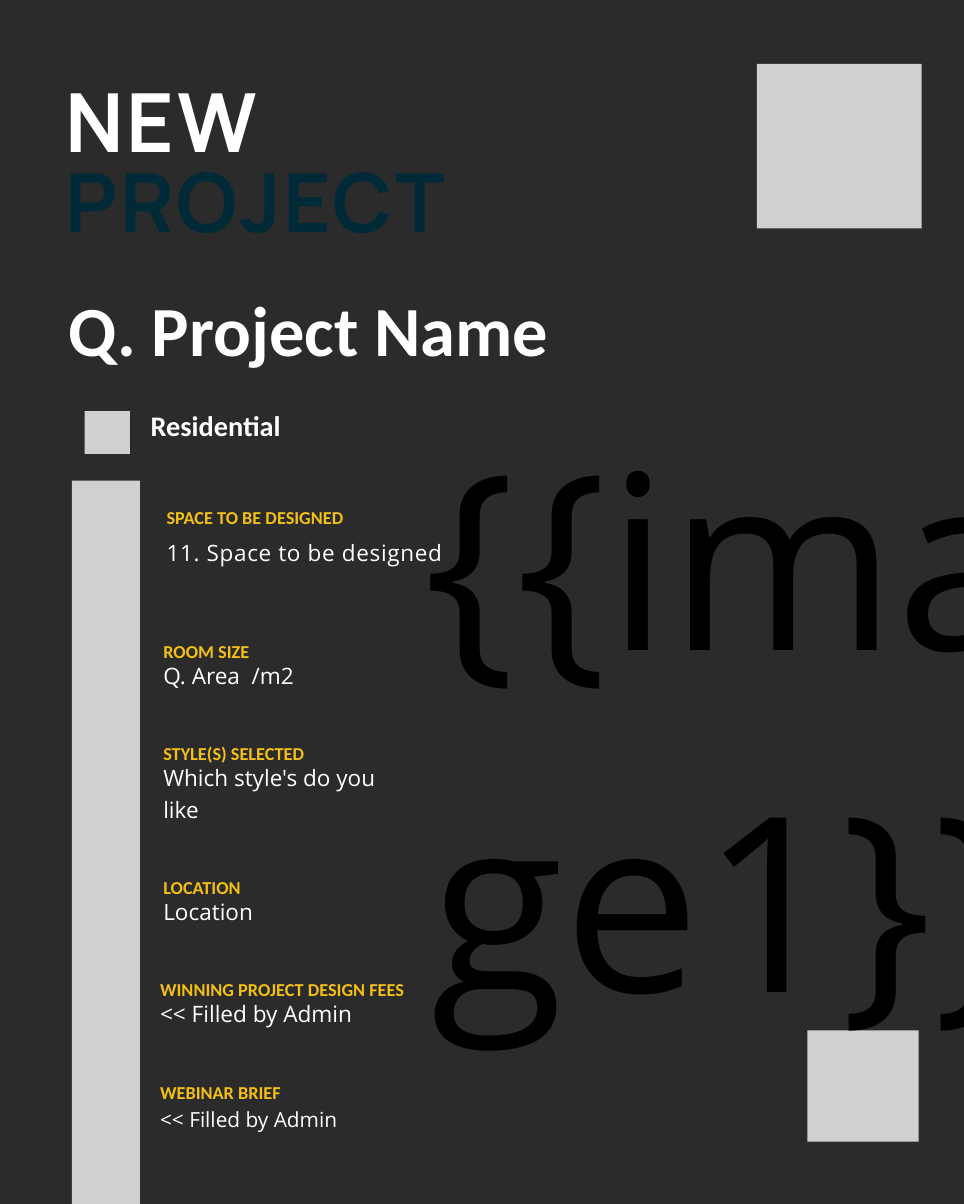
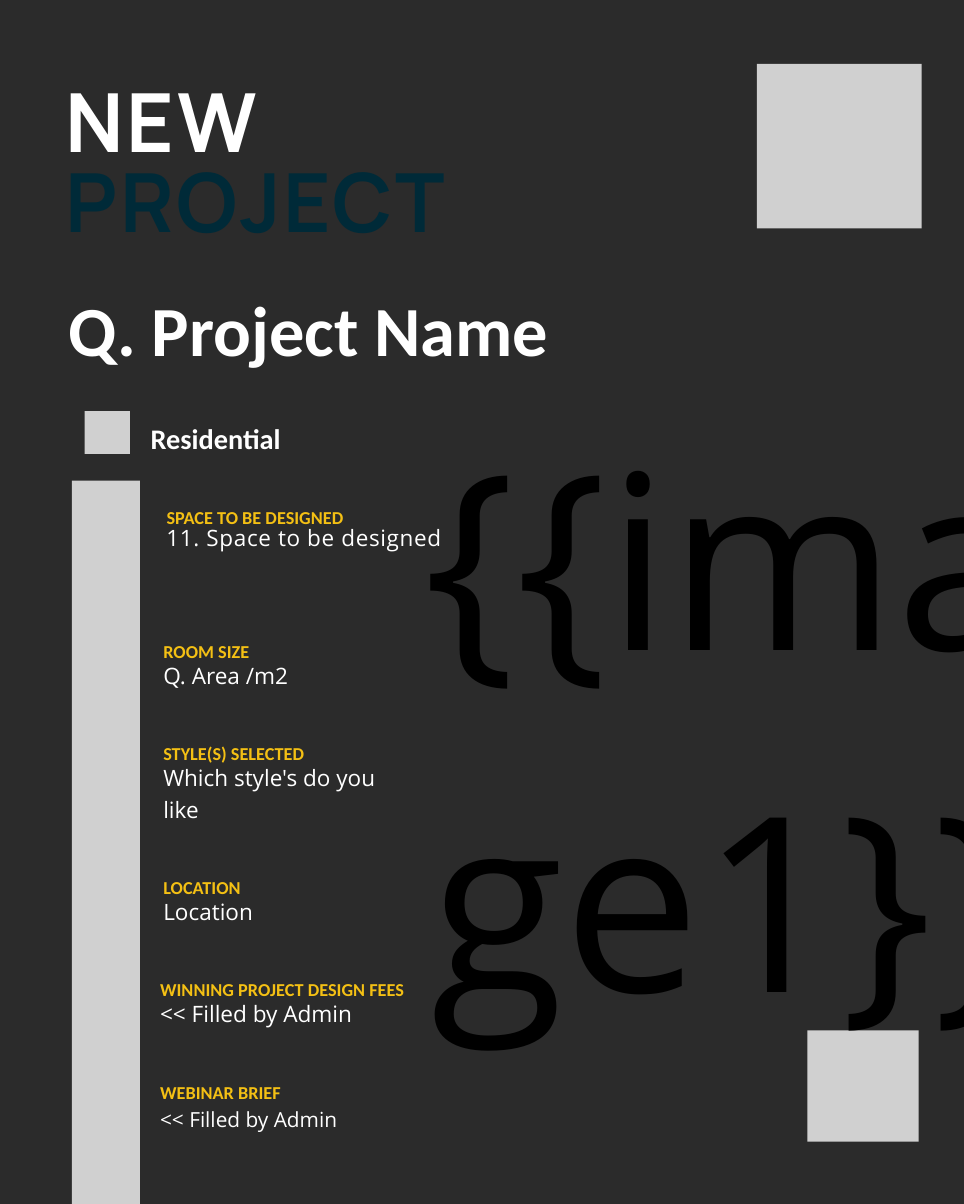
Before and after one commit to Priya-Rathor/TLDP_Project, a slide deck: slide 1 of btemplate.pptx. Drawn at 964x1204 pixels with LibreOffice and Linux fonts; fonts in the diff are those of the drawing; grey boxes stand for pictures; background and template pictures are left out; a plain dark background stands for a picture behind light text. Boxes give left, top, right and bottom in pixels: in the first picture for what was removed or moved away, otherwise in the second. Text is boxed around its words. In the diff, an @@ line names an element or a change of style, - is before the commit and + after.

```diff
--- a/btemplate.pptx
+++ b/btemplate.pptx
@@ text "Residential": place and size @@
-text "Residential" at [151,416,281,436]
+text "Residential" at [151,429,281,449]
@@ text "Residential" at [151,429,281,449]: line spacing 33.4pt to 33.3pt @@
@@ text "11. Space to be designed": place and size @@
-text "11. Space to be designed" at [167,544,442,567]
+text "11. Space to be designed" at [166,529,441,552]
@@ text "Q. Area /m2" rewrapped from [163,667,294,688] to [163,667,288,688] @@
```
Also in this commit, not shown: 3 other slides changed, 3 other files.
